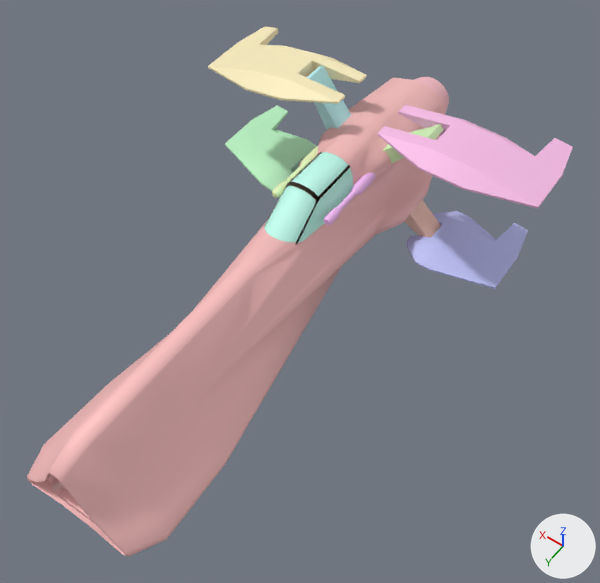
Before and after pictures for a commit that changed the glTF model _object-render/spike/anim_out/ivscout00.glb.
Both versions are drawn from a 50 mm lens placed at (-3.68, 4.54, 7.12), pointed at (-0.42, -0.03, -0.06). The lights are fixed; the arrows at lower right show +X, +Y and +Z. The picture after the commit comes second. Where no turn or scale is listed for an object, it has been applied to the vertices.

In view in the first picture: 'Cockpit', 'mainbody', 'recoil1', 'strut2', 'strut3', 'wing1', 'wing2', 'wing3', 'wing4' and 4 more.
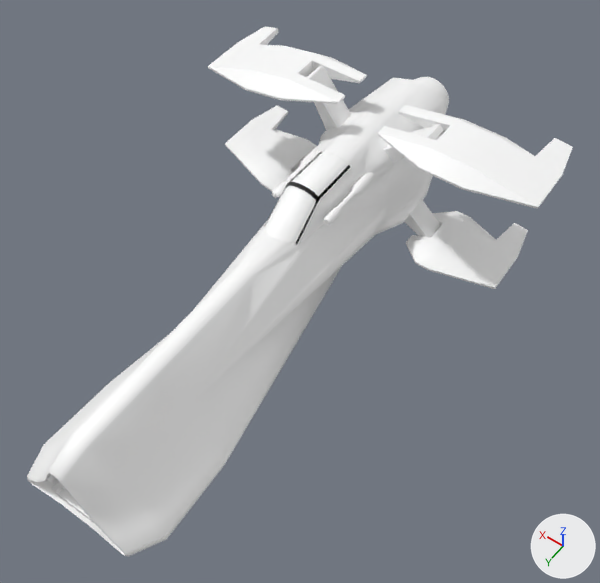
What differs and where, as boxes (x1, y1, x2, y2) in the pictures (600 x 583 px):
'mainbody', recoloured (pink to white): (27, 77, 446, 556) in both
'wing1', recoloured (pink to white): (377, 105, 573, 209) in both
'wing2', recoloured (beige to white): (208, 26, 367, 104) in both
'wing3', recoloured (blue to white): (406, 211, 528, 289) in both
'Cockpit', recoloured (green to white): (264, 152, 353, 242) in both
'wing4', recoloured (green to white): (225, 106, 317, 191) in both
'strut2', recoloured (cyan to white): (307, 66, 351, 130) in both
'strut3', recoloured (beige to white): (404, 200, 441, 237) in both
'recoil1', recoloured (pink to white): (324, 173, 376, 225) in both

Diff of the bpy script that builds the scene:
```diff
--- a/_object-render/spike/anim_out/ivscout00.glb.py
+++ b/_object-render/spike/anim_out/ivscout00.glb.py
@@ me_mainbody @@
 me_mainbody.from_pydata(...)  # 298 vertices, 570 faces; spans x -0.85..0.85, y -3.15..3.15, z -0.78..0.78
-me_mainbody.materials.append(mat_mainbody)  # pink #f9bfbf
+me_mainbody.materials.append(mat_ivscou00)  # white #ffffff
@@ me_strut3 @@
 me_strut3.from_pydata(...)  # 8 vertices, 10 faces; spans x -0.476..0.061, y -0.144..0.148, z -0.349..0.088
-me_strut3.materials.append(mat_strut3)  # beige #f9cdbf
+me_strut3.materials.append(mat_ivscou00_001)  # white #ffffff
@@ me_wing3 @@
 me_wing3.from_pydata(...)  # 38 vertices, 72 faces; spans x -1.102..0.102, y -0.619..0.619, z -0.09..0.12
-me_wing3.materials.append(mat_wing3)  # blue #bfc5f9
+me_wing3.materials.append(mat_ivscou00_002)  # white #ffffff
@@ me_wing1 @@
 me_wing1.from_pydata(...)  # 38 vertices, 72 faces; spans x -1.43..0.49, y -0.62..0.62, z -0.08..0.13
-me_wing1.materials.append(mat_wing1)  # pink #f9bfe8
+me_wing1.materials.append(mat_ivscou00_004)  # white #ffffff
@@ me_strut2 @@
 me_strut2.from_pydata(...)  # 8 vertices, 10 faces; spans x -0.089..0.476, y -0.144..0.148, z -0.06..0.684
-me_strut2.materials.append(mat_strut2)  # cyan #bff7f9
+me_strut2.materials.append(mat_ivscou00_005)  # white #ffffff
@@ me_wing2 @@
 me_wing2.from_pydata(...)  # 38 vertices, 72 faces; spans x -0.49..1.41, y -0.62..0.62, z -0.27..0.1
-me_wing2.materials.append(mat_wing2)  # beige #f9ecbf
+me_wing2.materials.append(mat_ivscou00_006)  # white #ffffff
@@ me_wing4 @@
 me_wing4.from_pydata(...)  # 38 vertices, 72 faces; spans x -0.1..1.089, y -0.619..0.619, z -0.061..0.195
-me_wing4.materials.append(mat_wing4)  # green #bff9ca
+me_wing4.materials.append(mat_ivscou00_008)  # white #ffffff
@@ me_recoil1 @@
 me_recoil1.from_pydata(...)  # 97 vertices, 190 faces; spans x -0.064..0.064, y -0.486..0.486, z -0.064..0.064
-me_recoil1.materials.append(mat_recoil1)  # pink #f9bff9
+me_recoil1.materials.append(mat_ivscou00_011)  # white #ffffff
@@ me_cockpit @@
 me_cockpit.from_pydata(...)  # 33 vertices, 38 faces; spans x -0.322..0.322, y -0.587..0.587, z -0.207..0.207
-me_cockpit.materials.append(mat_cockpit)  # green #bff9ea
+me_cockpit.materials.append(mat_glarenew)  # white #ffffff
```
